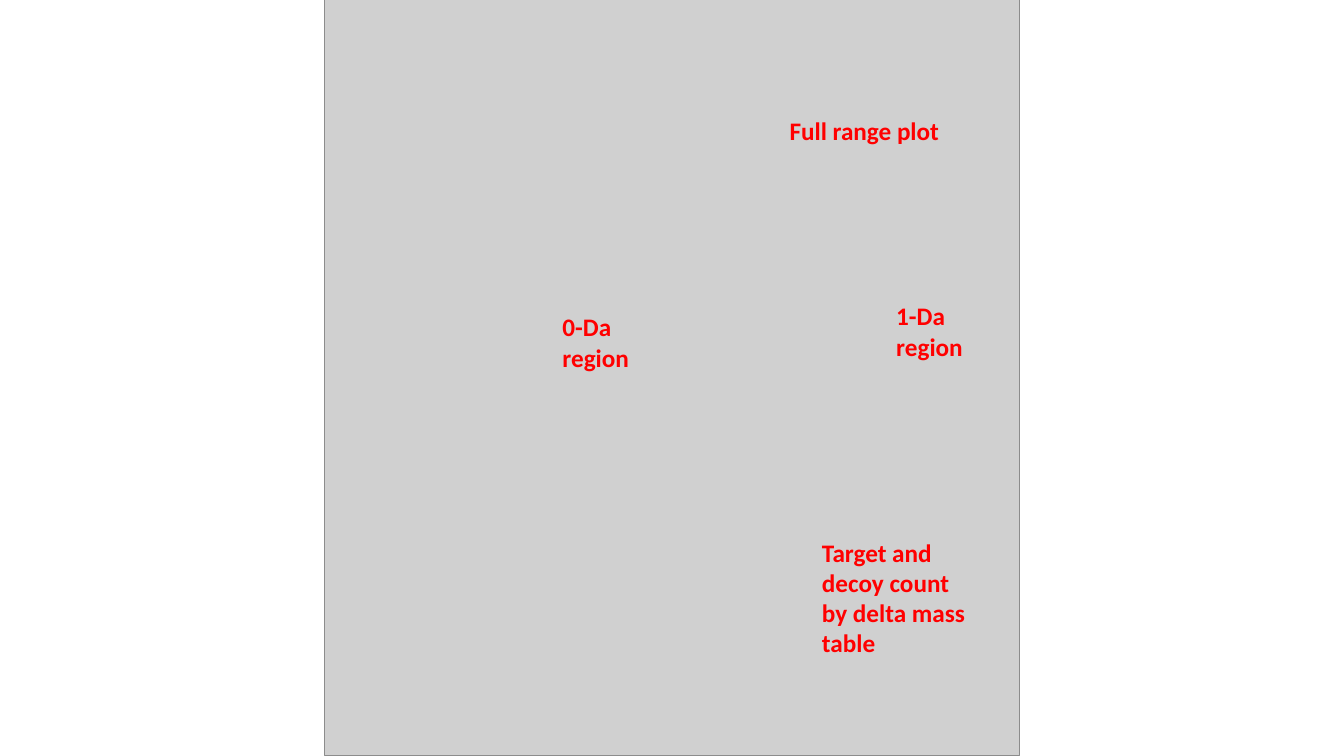
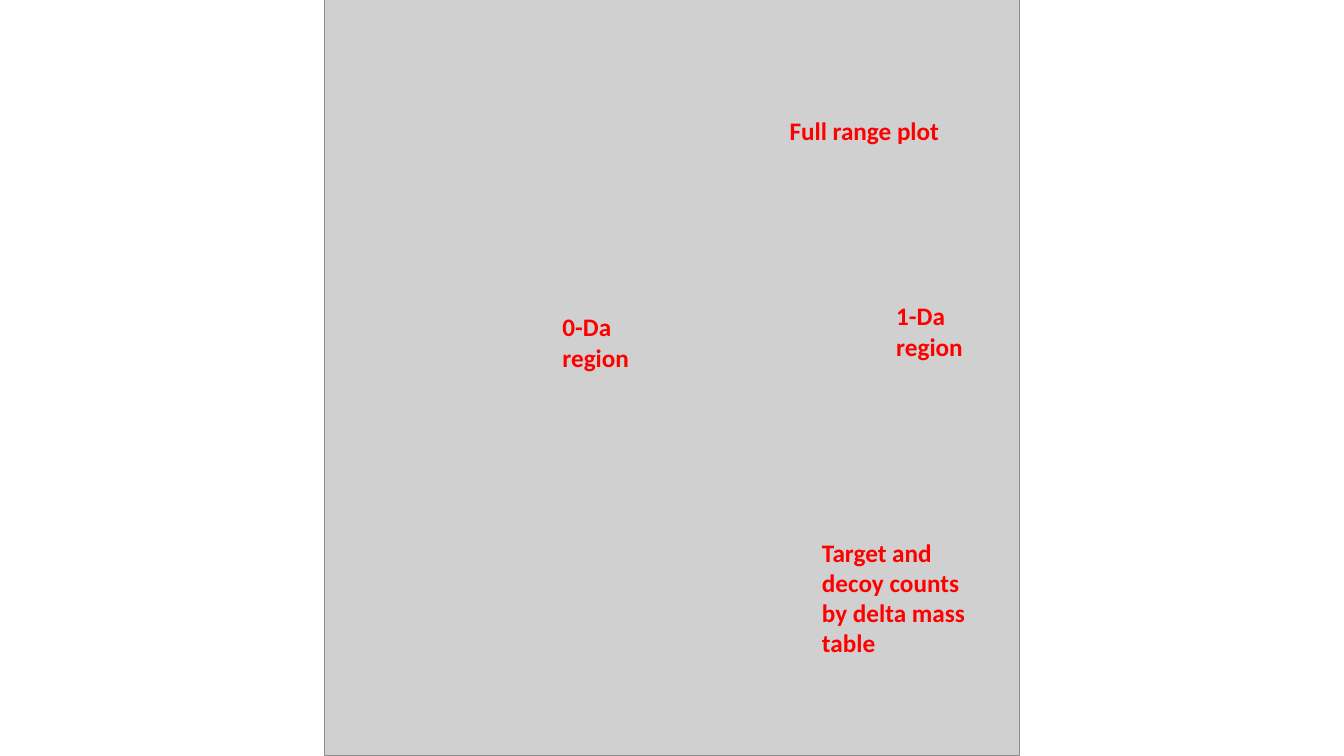
Before and after one commit to pwilmart/PAW_pipeline, a slide deck: slide 11 of histo_GUI_guide.pptx (slide 10 before the commit). Drawn at 1344x756 pixels with LibreOffice and Linux fonts; fonts in the diff are those of the drawing; grey boxes stand for pictures. Boxes give left, top, right and bottom in pixels: in the first picture for what was removed or moved away, otherwise in the second. Text is boxed around its words. In the diff, an @@ line names an element or a change of style, - is before the commit and + after.

```diff
--- a/histo_GUI_guide.pptx
+++ b/histo_GUI_guide.pptx
@@ text at bbox=[822, 544, 965, 652]: text changed @@
-Target and
-decoy count
-by delta mass
-table
+Target and
+decoy counts
+by delta mass
+table
```
Also in this commit, not shown: 3 other slides changed, 29 slides added, 8 slides removed, 1 other file.
